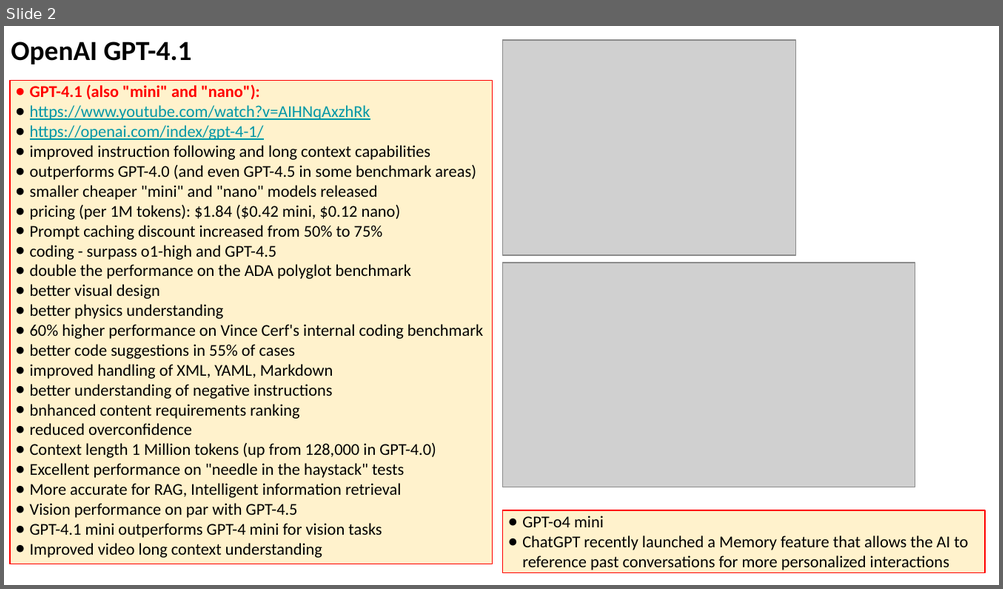
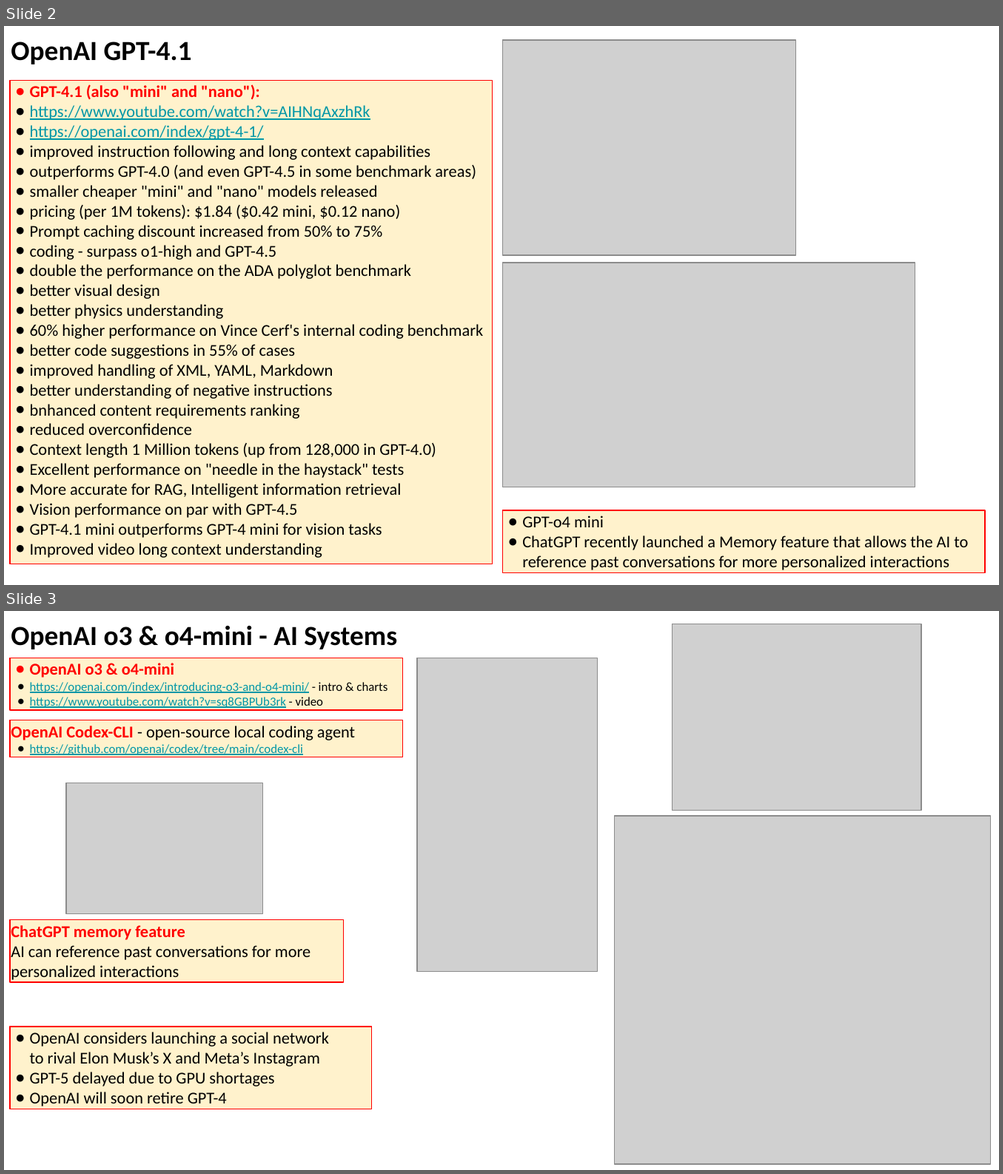
Before and after one commit to lselector/seminar, a slide deck: 2025/2025-04-18-AI-Updates.pptx. Shown one above the other, each under a label of ours: slide 2 before the commit, slides 2 and 3 after it. The pictures are 1003x589 and 1003x1174 pixels, drawn with LibreOffice and Linux fonts; fonts in the diff are those of the drawing; grey boxes stand for pictures. Boxes give left, top, right and bottom in pixels: in the first picture for what was removed or moved away, otherwise in the second. Text is boxed around its words. In the diff, an @@ line names an element or a change of style, - is before the commit and + after.

```diff
--- a/2025/2025-04-18-AI-Updates.pptx
+++ b/2025/2025-04-18-AI-Updates.pptx
@@ slide 3 added at [4, 611, 999, 1170], background #FFFFFF @@
@@ text added at [11, 626, 397, 649], 20 pt, text #000000, bold @@
+OpenAI o3 & o4-mini - AI Systems
@@ picture added at [671, 624, 920, 811] @@
@@ rectangle added at [10, 658, 403, 710], fill #FFF2CC, outline #FF0000 0.75 pt, 9 pt, text #0097A7, underline @@
+● OpenAI o3 & o4-mini
+● https://openai.com/index/introducing-o3-and-o4-mini/ - intro & charts
+● https://www.youtube.com/watch?v=sq8GBPUb3rk - video
@@ picture added at [417, 658, 597, 972] @@
@@ rectangle added at [10, 721, 403, 758], fill #FFF2CC, outline #FF0000 0.75 pt, 9 pt, text #0097A7, underline @@
+OpenAI Codex-CLI - open-source local coding agent
+● https://github.com/openai/codex/tree/main/codex-cli
@@ picture added at [67, 783, 264, 914] @@
@@ picture added at [614, 816, 990, 1165] @@
@@ rectangle added at [10, 920, 343, 983], fill #FFF2CC, outline #FF0000 0.75 pt, 12 pt, text #000000 @@
+ChatGPT memory feature
+AI can reference past conversations for more personalized interactions
@@ rectangle added at [10, 1027, 372, 1109], fill #FFF2CC, outline #FF0000 0.75 pt, 12 pt, text #000000 @@
+● OpenAI considers launching a social network
+  to rival Elon Musk’s X and Meta’s Instagram
+● GPT-5 delayed due to GPU shortages
+● OpenAI will soon retire GPT-4
```
Also in this commit, not shown: 5 slides changed, 6 other slides added, 2 slides removed.
